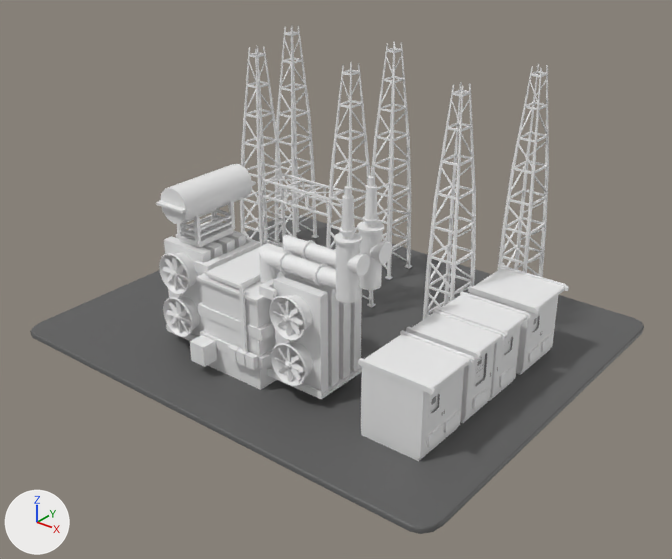
The FBX model docs/model/Area_A.fbx, before and after one commit.
Before and after are seen from a camera (50 mm lens) standing at (0.609, -0.862, 0.631) and looking at (-0.081, 0.0, 0.097). The axes (+X, +Y, +Z) are drawn at lower left. The lights are the same throughout. The older version comes first. Where no turn or scale is listed for an object, it has been applied to the vertices.
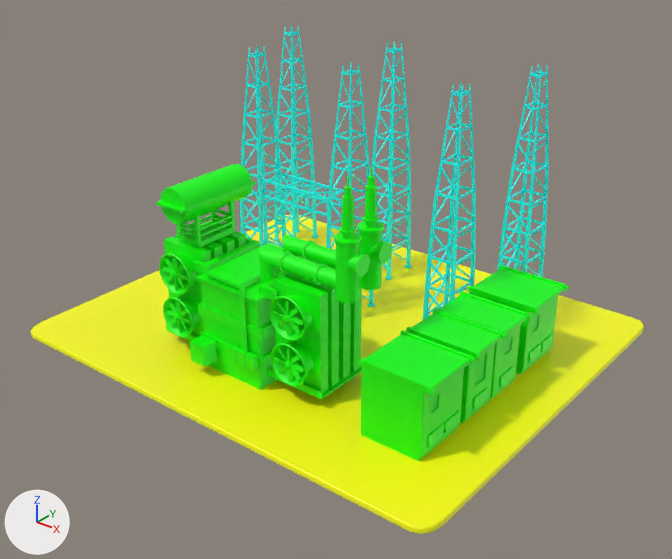
Boxes (x1, y1, x2, y2) around the edits, measured in the pictures (672 x 559 px):
part 1 of me_mesh, recoloured
    both: (431, 316, 543, 414)
part 2 of me_mesh, recoloured (white to green)
    both: (156, 164, 569, 461)
part 3 of me_mesh, recoloured (white to cyan)
    both: (240, 46, 375, 307)
part 4 of me_mesh, recoloured (white to cyan)
    both: (275, 25, 319, 241)
part 5 of me_mesh, recoloured (white to cyan)
    both: (372, 41, 412, 280)
part 6 of me_mesh, recoloured (white to cyan)
    both: (423, 82, 476, 320)
part 7 of me_mesh, recoloured (white to cyan)
    both: (498, 64, 549, 277)
part 8 of me_mesh, recoloured (dark grey to yellow)
    both: (30, 215, 644, 534)

The change, as a list of edits to the scene's bpy script:
```text
Add mat_texture_d:
    mat_texture_d = principled_material('texture_D')
    mat_texture_d.base_color = (0.0, 1.0, 1.0)  # cyan #00ffff
Add mat_texture_b:
    mat_texture_b = principled_material('texture_B')
    mat_texture_b.base_color = (1.0, 1.0, 0.0)  # yellow #ffff00
Add mat_texture_c:
    mat_texture_c = principled_material('texture_C')
    mat_texture_c.base_color = (0.0, 1.0, 0.0)  # green #00ff00
Change me_mesh:
    where me_mesh.from_pydata(...)  # 6828 vertices, 5059 faces; spans x -0.335..0.335, y -0.281..0.281, z -0.18..0.18
    used by ob_pcube180; location = (-0.103, 0.034, 0.178)
    me_mesh part 1: all 248 faces that had it switch from mat_lambert2 (grey #888888) to mat_texture_c (green #00ff00)
    me_mesh part 2: 2657 of the faces centred in x -0.156..0.276, y -0.213..0.125, z -0.18..0.119 switch from mat_basecolor (white #ededed) to mat_texture_c (green #00ff00)
    me_mesh part 3: all 776 faces centred in x -0.209..0.005, y 0.018..0.079, z -0.171..0.18 switch from mat_basecolor (white #ededed) to mat_texture_d (cyan #00ffff)
    me_mesh part 4: all 336 faces centred in x -0.269..-0.221, y 0.161..0.222, z -0.171..0.18 switch from mat_basecolor (white #ededed) to mat_texture_d (cyan #00ffff)
    me_mesh part 5: all 336 faces centred in x -0.078..-0.029, y 0.161..0.222, z -0.171..0.18 switch from mat_basecolor (white #ededed) to mat_texture_d (cyan #00ffff)
    me_mesh part 6: all 336 faces centred in x 0.121..0.17, y 0.018..0.079, z -0.171..0.18 switch from mat_basecolor (white #ededed) to mat_texture_d (cyan #00ffff)
    me_mesh part 7: all 336 faces centred in x 0.149..0.197, y 0.161..0.222, z -0.171..0.18 switch from mat_basecolor (white #ededed) to mat_texture_d (cyan #00ffff)
    me_mesh part 8: all 34 faces that had it switch from mat_lambert1 (dark grey #5f5f5f) to mat_texture_b (yellow #ffff00)
```
